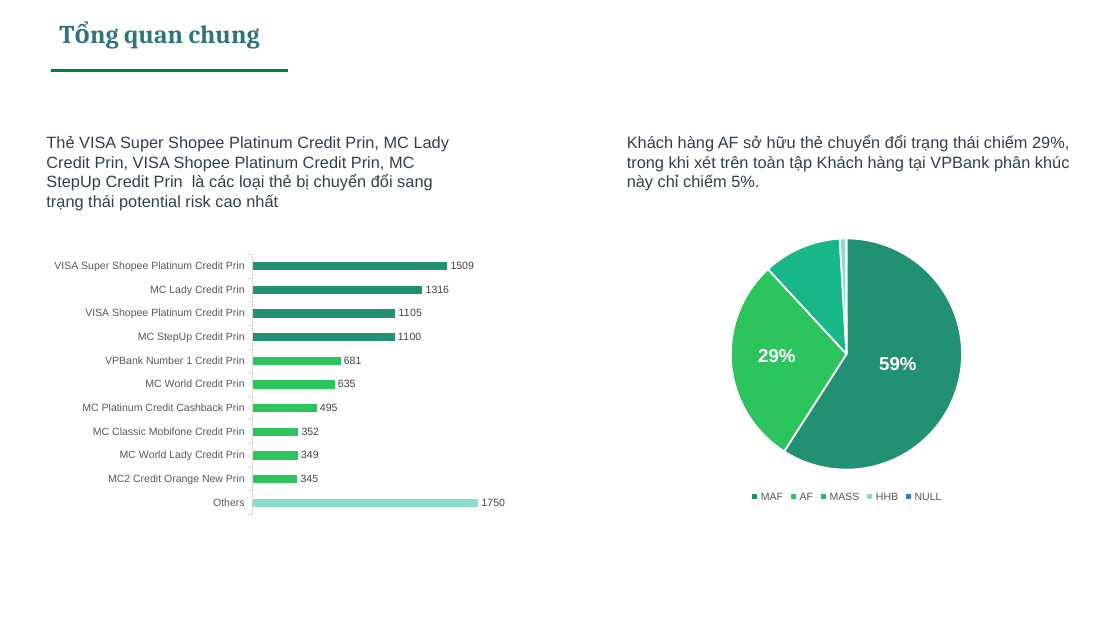
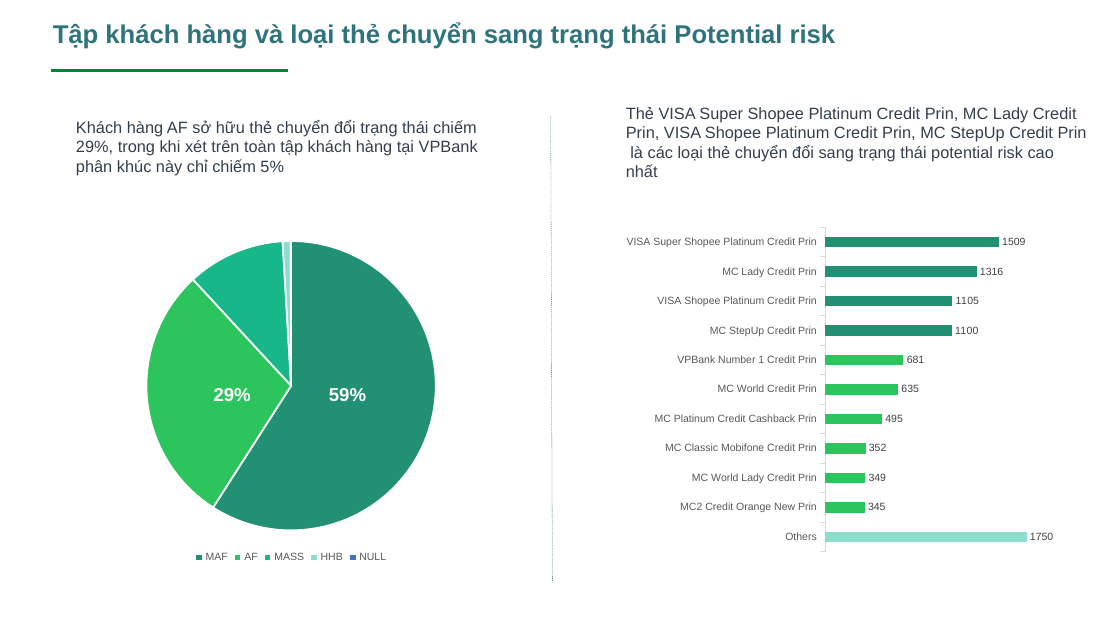
Before and after one commit to quynhnguyenthuy/githubtest, a slide deck: slide 5 of PHAN TICH CARD CHUYEN TRANG THAI.pptx. Drawn at 1120x630 pixels with LibreOffice and Linux fonts; fonts in the diff are those of the drawing; background and template pictures are left out. Boxes give left, top, right and bottom in pixels: in the first picture for what was removed or moved away, otherwise in the second. Text is boxed around its words. In the diff, an @@ line names an element or a change of style, - is before the commit and + after.

```diff
--- a/PHAN TICH CARD CHUYEN TRANG THAI.pptx
+++ b/PHAN TICH CARD CHUYEN TRANG THAI.pptx
@@ title at (53,22,836,49): text changed; font Cambria to Arial @@
-Tổng quan chung
+Tập khách hàng và loại thẻ chuyển sang trạng thái Potential risk
@@ line added from (551, 115) to (553, 582), #196847 0.25 pt dashed @@
@@ text at (626,107,1087,177): text changed @@
-Thẻ VISA Super Shopee Platinum Credit Prin, MC Lady Credit Prin, VISA Shopee Platinum Credit Prin, MC StepUp Credit Prin là các loại thẻ bị chuyển đổi sang trạng thái potential risk cao nhất
+Thẻ VISA Super Shopee Platinum Credit Prin, MC Lady Credit Prin, VISA Shopee Platinum Credit Prin, MC StepUp Credit Prin là các loại thẻ chuyển đổi sang trạng thái potential risk cao nhất
@@ text at (76,120,478,176): text changed @@
-Khách hàng AF sở hữu thẻ chuyển đổi trạng thái chiếm 29%, trong khi xét trên toàn tập Khách hàng tại VPBank phân khúc này chỉ chiếm 5%.
+Khách hàng AF sở hữu thẻ chuyển đổi trạng thái chiếm 29%, trong khi xét trên toàn tập khách hàng tại VPBank phân khúc này chỉ chiếm 5%
@@ pie chart: place and size @@
-pie chart at (630,227,1063,507)
+pie chart at (68,229,515,567)
@@ bar chart: place and size @@
-bar chart at (45,249,520,520)
+bar chart at (618,221,1065,559)
@@ ellipse: place and size @@
-ellipse at (856,113,956,204)
+ellipse at (285,294,385,385)
@@ text "29%": place and size @@
-text "29%" at (758,349,795,362)
+text "29%" at (214,388,251,401)
@@ text "59%": place and size @@
-text "59%" at (879,357,916,370)
+text "59%" at (329,388,366,401)
```
Also in this commit, not shown: 6 other slides changed.
